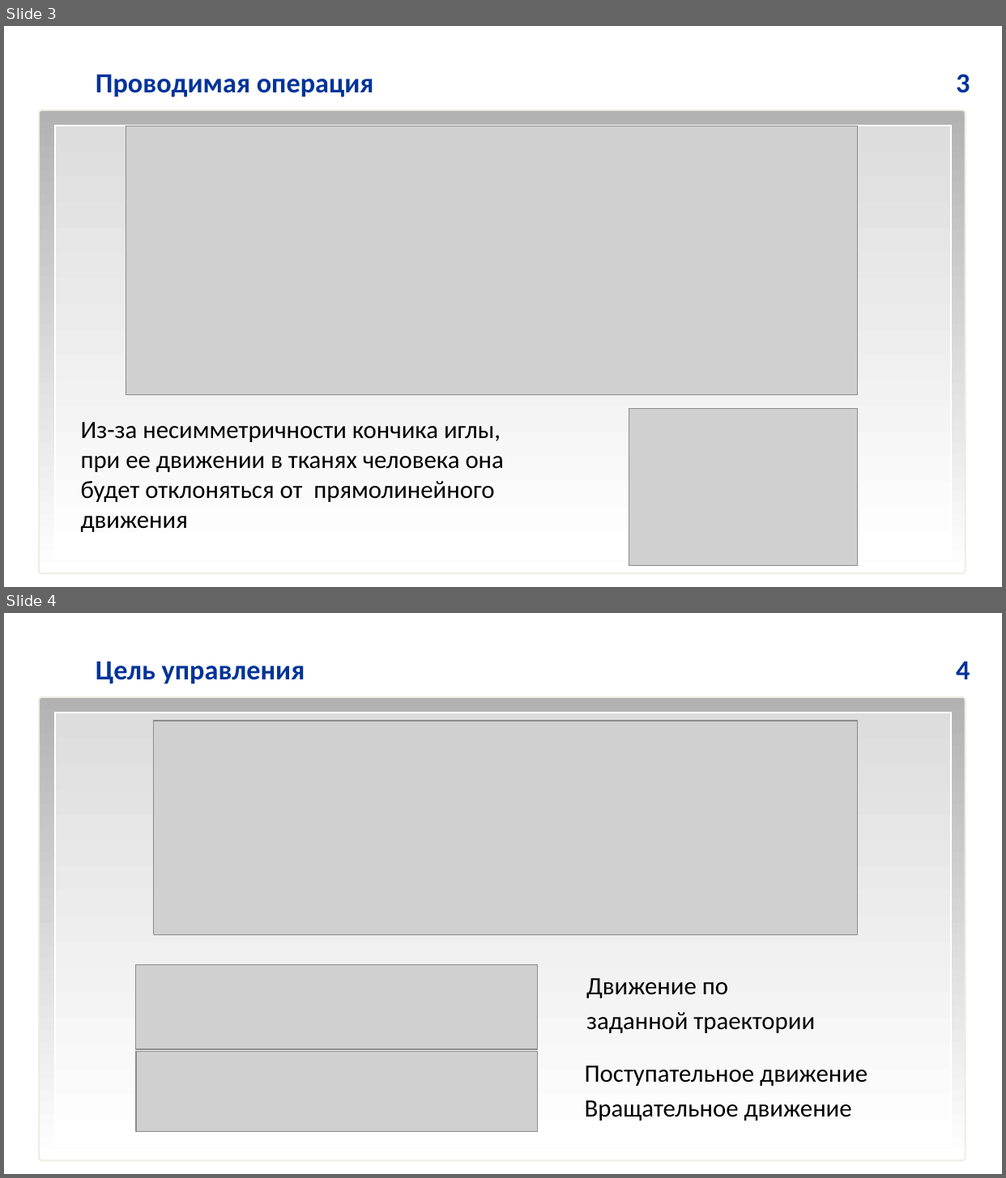
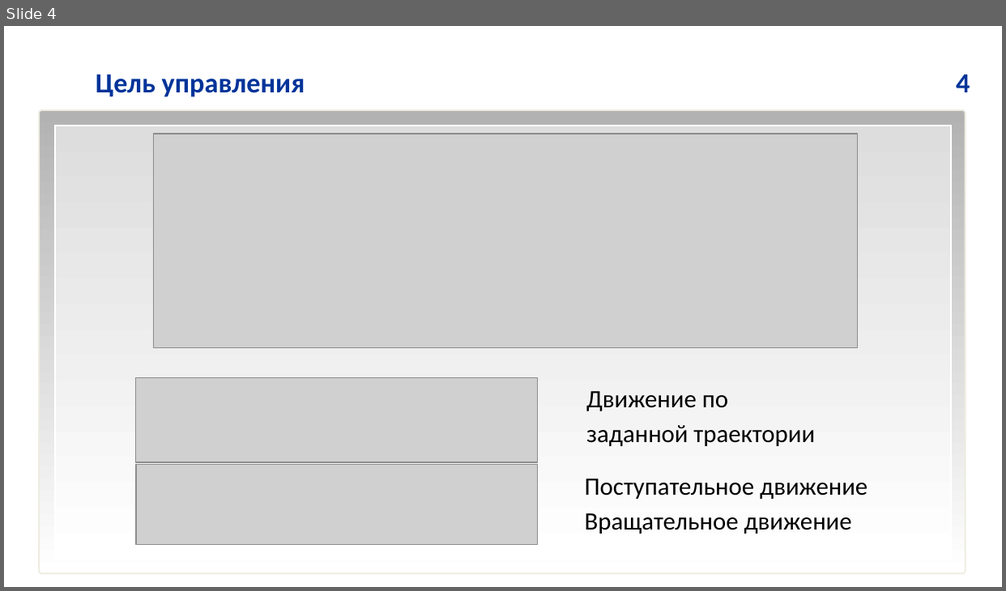
Before and after one commit to IgVaCompany/MyWorks, a slide deck: Dissertacia/MyWork/DocWork/Дружинин_НТС_Май_ЦНИИ_РТК.pptx. Shown one above the other, each under a label of ours: slides 3 and 4 before the commit, slide 4 after it. The pictures are 1006x1178 and 1006x591 pixels, drawn with LibreOffice and Linux fonts; fonts in the diff are those of the drawing; grey boxes stand for pictures; background and template pictures are left out. Boxes give left, top, right and bottom in pixels: in the first picture for what was removed or moved away, otherwise in the second. Text is boxed around its words. In the diff, an @@ line names an element or a change of style, - is before the commit and + after.

```diff
--- a/Dissertacia/MyWork/DocWork/Дружинин_НТС_Май_ЦНИИ_РТК.pptx
+++ b/Dissertacia/MyWork/DocWork/Дружинин_НТС_Май_ЦНИИ_РТК.pptx
@@ slide 3 removed at <box>4,26,1002,587</box>, background #FFFFFF; not listed: 3 template elements that a slide beside it also shows @@
@@ text removed at <box>96,74,374,97</box> @@
-Проводимая операция
@@ text removed at <box>956,74,970,93</box> @@
-3
@@ picture removed at <box>126,126,857,395</box> @@
@@ picture removed at <box>629,409,857,566</box> @@
@@ text removed at <box>81,422,504,532</box> @@
-Из-за несимметричности кончика иглы, при ее движении в тканях человека она будет отклоняться от прямолинейного движения
```
Also in this commit, not shown: 3 slides changed, 1 slide added, 1 other slide removed.
